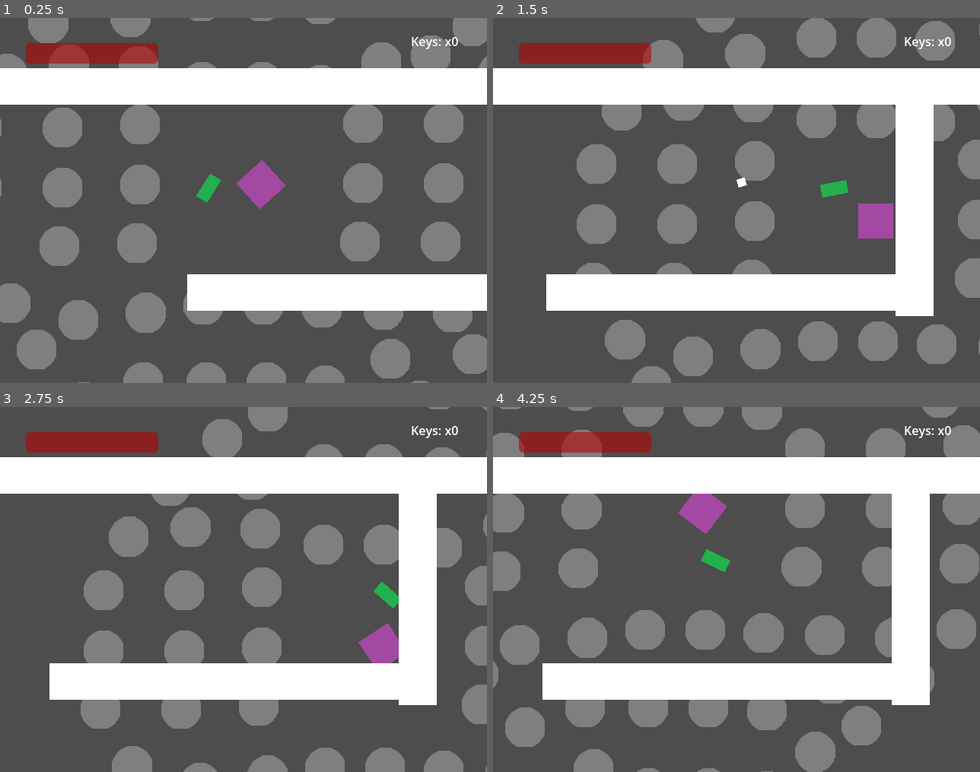
Above: before the commit, frames 1-4 (two rows, left to right).
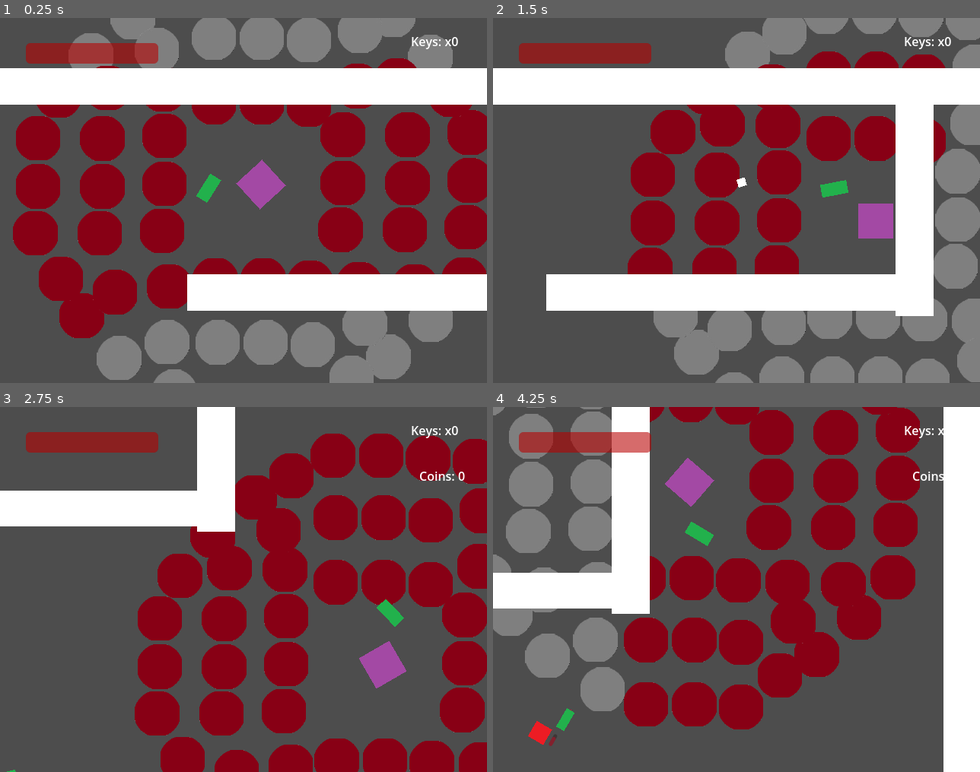
Above: after the commit, the same moments.

Repository: tehlyre/document1
Game: Godot game, scene res://scenes/main.tscn
Two runs of this game, one before a commit and one after it. Both use one fixed random seed, a clock stepped at 60 frames per second and the inputs below.
Inputs (mouse positions are in pixels of both pictures, inside the frame that each line leads up to):
- Up to frame 1 (0.25 s): no input
- Up to frame 2 (1.5 s): tap Enter at 0.5 s; move the mouse to (843, 182) at 0.52 s; hold Right (right) 0.53-1.28 s; hold C (interact) 0.53-1.28 s; click (843, 182) at 0.67 s; move the mouse to (639, 218) at 1.27 s; hold Down (down) from 1.28 s (still down); click (639, 218) at 1.35 s
- Up to frame 3 (2.75 s): move the mouse to (292, 509) at 2.02 s; release Down (down) at 2.03 s; hold Right (right) from 2.03 s (still down); hold C (interact) from 2.03 s (still down)
- Up to frame 4 (4.25 s): move the mouse to (712, 662) at 2.77 s; release Right (right) at 2.78 s; release C (interact) at 2.78 s; hold Up (up) 2.78-3.53 s; click (712, 662) at 2.85 s; move the mouse to (882, 644) at 3.52 s; hold Left (left) from 3.53 s (still down); hold C (interact) from 3.53 s (still down)

The runs differ from the first frame. In frame 1, 47% of the frame differs, in the area x 0-100%, y 0-100%; in frame 2, 35%; in frame 3, 60%; in frame 4, 66%.

Commit message:
Document1 commit IGNITE
Peek is mostly implemented. The player has the unexpected consequence of being able to phase through walls for some reason.

Diff:
--- a/project.godot
+++ b/project.godot
@@ -100,3 +100,7 @@
 2d_physics/layer_2="enemy"
 2d_physics/layer_3="bullet"
 2d_physics/layer_4="interaction"
+2d_physics/layer_5="room"
+2d_physics/layer_6="active aura"
+2d_physics/layer_7="walls"
+2d_physics/layer_8="inactive aura"
--- /dev/null
+++ b/scenes/Characters/Nebula.gd
@@ -0,0 +1,13 @@
+extends Node2D
+
+@export var player : Player
+
+# Called when the node enters the scene tree for the first time.
+func _ready():
+	for i in get_children():
+		i.player = player
+
+
+# Called every frame. 'delta' is the elapsed time since the previous frame.
+func _process(delta):
+	pass
--- a/scenes/Characters/durdan.tscn
+++ b/scenes/Characters/durdan.tscn
@@ -1,6 +1,7 @@
-[gd_scene load_steps=7 format=3 uid="uid://bwcfhw8ni6iky"]
+[gd_scene load_steps=8 format=3 uid="uid://bwcfhw8ni6iky"]
 
 [ext_resource type="Script" path="res://scripts/durdan.gd" id="1_bxvgu"]
+[ext_resource type="Script" path="res://scenes/Characters/Nebula.gd" id="2_bdotm"]
 [ext_resource type="Texture2D" uid="uid://du7oqvxms11k3" path="res://assets/textures/duuuururrurrdan.png" id="2_ovms2"]
 [ext_resource type="PackedScene" uid="uid://evch3f3ad4o3" path="res://scenes/Other Things/neutral_special.tscn" id="3_qlc2s"]
 [ext_resource type="PackedScene" uid="uid://cjlhiv17dwi1c" path="res://scenes/dot.tscn" id="4_1wcvt"]
@@ -13,7 +14,7 @@
 
 [node name="Durdan" type="CharacterBody2D" groups=["player"]]
 scale = Vector2(0.125, 0.125)
-collision_mask = 3
+collision_mask = 67
 script = ExtResource("1_bxvgu")
 
 [node name="Interaction" type="Area2D" parent="."]
@@ -25,264 +26,266 @@
 scale = Vector2(40, 40)
 shape = SubResource("CircleShape2D_glppu")
 
-[node name="Nebula" type="Node2D" parent="."]
-scale = Vector2(5, 5)
+[node name="Nebula" type="Node2D" parent="." node_paths=PackedStringArray("player")]
+scale = Vector2(4, 4)
+script = ExtResource("2_bdotm")
+player = NodePath("..")
 
 [node name="dot" parent="Nebula" instance=ExtResource("4_1wcvt")]
 position = Vector2(0, -212.89)
-scale = Vector2(5, 5)
+scale = Vector2(7, 7)
 
 [node name="dot2" parent="Nebula" instance=ExtResource("4_1wcvt")]
 position = Vector2(123.077, -206.237)
-scale = Vector2(5, 5)
+scale = Vector2(7, 7)
 
 [node name="dot3" parent="Nebula" instance=ExtResource("4_1wcvt")]
 position = Vector2(-126.403, -212.89)
-scale = Vector2(5, 5)
+scale = Vector2(7, 7)
 
 [node name="dot4" parent="Nebula" instance=ExtResource("4_1wcvt")]
 position = Vector2(-1.52588e-05, -382.536)
-scale = Vector2(5, 5)
+scale = Vector2(7, 7)
 
 [node name="dot5" parent="Nebula" instance=ExtResource("4_1wcvt")]
 position = Vector2(123.077, -375.884)
-scale = Vector2(5, 5)
+scale = Vector2(7, 7)
 
 [node name="dot6" parent="Nebula" instance=ExtResource("4_1wcvt")]
 position = Vector2(-126.403, -382.536)
-scale = Vector2(5, 5)
+scale = Vector2(7, 7)
 
 [node name="dot7" parent="Nebula" instance=ExtResource("4_1wcvt")]
 position = Vector2(-6.65283, -545.53)
-scale = Vector2(5, 5)
+scale = Vector2(7, 7)
 
 [node name="dot8" parent="Nebula" instance=ExtResource("4_1wcvt")]
 position = Vector2(116.424, -538.877)
-scale = Vector2(5, 5)
+scale = Vector2(7, 7)
 
 [node name="dot9" parent="Nebula" instance=ExtResource("4_1wcvt")]
 position = Vector2(-133.056, -545.53)
-scale = Vector2(5, 5)
+scale = Vector2(7, 7)
 
 [node name="dot10" parent="Nebula" instance=ExtResource("4_1wcvt")]
 position = Vector2(9.97923, 588.773)
-scale = Vector2(5, 5)
+scale = Vector2(7, 7)
 
 [node name="dot11" parent="Nebula" instance=ExtResource("4_1wcvt")]
 position = Vector2(133.056, 595.426)
-scale = Vector2(5, 5)
+scale = Vector2(7, 7)
 
 [node name="dot12" parent="Nebula" instance=ExtResource("4_1wcvt")]
 position = Vector2(-116.424, 588.773)
-scale = Vector2(5, 5)
+scale = Vector2(7, 7)
 
 [node name="dot13" parent="Nebula" instance=ExtResource("4_1wcvt")]
 position = Vector2(9.9792, 419.127)
-scale = Vector2(5, 5)
+scale = Vector2(7, 7)
 
 [node name="dot14" parent="Nebula" instance=ExtResource("4_1wcvt")]
 position = Vector2(133.056, 425.78)
-scale = Vector2(5, 5)
+scale = Vector2(7, 7)
 
 [node name="dot15" parent="Nebula" instance=ExtResource("4_1wcvt")]
 position = Vector2(-116.424, 419.127)
-scale = Vector2(5, 5)
+scale = Vector2(7, 7)
 
 [node name="dot16" parent="Nebula" instance=ExtResource("4_1wcvt")]
 position = Vector2(3.3264, 256.133)
-scale = Vector2(5, 5)
+scale = Vector2(7, 7)
 
 [node name="dot17" parent="Nebula" instance=ExtResource("4_1wcvt")]
 position = Vector2(126.403, 262.786)
-scale = Vector2(5, 5)
+scale = Vector2(7, 7)
 
 [node name="dot18" parent="Nebula" instance=ExtResource("4_1wcvt")]
 position = Vector2(-123.077, 256.133)
-scale = Vector2(5, 5)
+scale = Vector2(7, 7)
 
 [node name="dot19" parent="Nebula" instance=ExtResource("4_1wcvt")]
 position = Vector2(212.89, 0.190652)
-scale = Vector2(5, 5)
+scale = Vector2(7, 7)
 
 [node name="dot20" parent="Nebula" instance=ExtResource("4_1wcvt")]
 position = Vector2(206.127, 123.262)
-scale = Vector2(5, 5)
+scale = Vector2(7, 7)
 
 [node name="dot21" parent="Nebula" instance=ExtResource("4_1wcvt")]
 position = Vector2(213.003, -126.213)
-scale = Vector2(5, 5)
+scale = Vector2(7, 7)
 
 [node name="dot22" parent="Nebula" instance=ExtResource("4_1wcvt")]
 position = Vector2(382.536, 0.342563)
-scale = Vector2(5, 5)
+scale = Vector2(7, 7)
 
 [node name="dot23" parent="Nebula" instance=ExtResource("4_1wcvt")]
 position = Vector2(375.773, 123.414)
-scale = Vector2(5, 5)
+scale = Vector2(7, 7)
 
 [node name="dot24" parent="Nebula" instance=ExtResource("4_1wcvt")]
 position = Vector2(382.649, -126.061)
-scale = Vector2(5, 5)
+scale = Vector2(7, 7)
 
 [node name="dot25" parent="Nebula" instance=ExtResource("4_1wcvt")]
 position = Vector2(545.536, -6.16428)
-scale = Vector2(5, 5)
+scale = Vector2(7, 7)
 
 [node name="dot26" parent="Nebula" instance=ExtResource("4_1wcvt")]
 position = Vector2(538.773, 116.907)
-scale = Vector2(5, 5)
+scale = Vector2(7, 7)
 
 [node name="dot27" parent="Nebula" instance=ExtResource("4_1wcvt")]
 position = Vector2(545.649, -132.568)
-scale = Vector2(5, 5)
+scale = Vector2(7, 7)
 
 [node name="dot28" parent="Nebula" instance=ExtResource("4_1wcvt")]
 position = Vector2(-588.782, 9.45195)
-scale = Vector2(5, 5)
+scale = Vector2(7, 7)
 
 [node name="dot29" parent="Nebula" instance=ExtResource("4_1wcvt")]
 position = Vector2(-595.545, 132.523)
-scale = Vector2(5, 5)
+scale = Vector2(7, 7)
 
 [node name="dot30" parent="Nebula" instance=ExtResource("4_1wcvt")]
 position = Vector2(-588.669, -116.951)
-scale = Vector2(5, 5)
+scale = Vector2(7, 7)
 
 [node name="dot31" parent="Nebula" instance=ExtResource("4_1wcvt")]
 position = Vector2(-419.136, 9.60385)
-scale = Vector2(5, 5)
+scale = Vector2(7, 7)
 
 [node name="dot32" parent="Nebula" instance=ExtResource("4_1wcvt")]
 position = Vector2(-425.899, 132.675)
-scale = Vector2(5, 5)
+scale = Vector2(7, 7)
 
 [node name="dot33" parent="Nebula" instance=ExtResource("4_1wcvt")]
 position = Vector2(-419.022, -116.799)
-scale = Vector2(5, 5)
+scale = Vector2(7, 7)
 
 [node name="dot34" parent="Nebula" instance=ExtResource("4_1wcvt")]
 position = Vector2(-256.136, 3.09702)
-scale = Vector2(5, 5)
+scale = Vector2(7, 7)
 
 [node name="dot35" parent="Nebula" instance=ExtResource("4_1wcvt")]
 position = Vector2(-262.899, 126.168)
-scale = Vector2(5, 5)
+scale = Vector2(7, 7)
 
 [node name="dot36" parent="Nebula" instance=ExtResource("4_1wcvt")]
 position = Vector2(-256.023, -123.306)
-scale = Vector2(5, 5)
+scale = Vector2(7, 7)
 
 [node name="dot37" parent="Nebula" instance=ExtResource("4_1wcvt")]
 position = Vector2(-259.459, -246.154)
-scale = Vector2(5, 5)
+scale = Vector2(7, 7)
 
 [node name="dot38" parent="Nebula" instance=ExtResource("4_1wcvt")]
 position = Vector2(-449.064, -335.967)
-scale = Vector2(5, 5)
+scale = Vector2(7, 7)
 
 [node name="dot41" parent="Nebula" instance=ExtResource("4_1wcvt")]
 position = Vector2(-405.821, -249.48)
-scale = Vector2(5, 5)
+scale = Vector2(7, 7)
 
 [node name="dot39" parent="Nebula" instance=ExtResource("4_1wcvt")]
 position = Vector2(-535.551, -229.522)
-scale = Vector2(5, 5)
+scale = Vector2(7, 7)
 
 [node name="dot40" parent="Nebula" instance=ExtResource("4_1wcvt")]
 position = Vector2(-339.293, -435.759)
-scale = Vector2(5, 5)
+scale = Vector2(7, 7)
 
 [node name="dot42" parent="Nebula" instance=ExtResource("4_1wcvt")]
 position = Vector2(-242.827, -492.308)
-scale = Vector2(5, 5)
+scale = Vector2(7, 7)
 
 [node name="dot43" parent="Nebula" instance=ExtResource("4_1wcvt")]
 position = Vector2(-276.092, -349.272)
-scale = Vector2(5, 5)
+scale = Vector2(7, 7)
 
 [node name="dot44" parent="Nebula" instance=ExtResource("4_1wcvt")]
 position = Vector2(-244.154, 272.765)
-scale = Vector2(5, 5)
+scale = Vector2(7, 7)
 
 [node name="dot45" parent="Nebula" instance=ExtResource("4_1wcvt")]
 position = Vector2(-375.336, 461.063)
-scale = Vector2(5, 5)
+scale = Vector2(7, 7)
 
 [node name="dot46" parent="Nebula" instance=ExtResource("4_1wcvt")]
 position = Vector2(-249.48, 419.068)
-scale = Vector2(5, 5)
+scale = Vector2(7, 7)
 
 [node name="dot47" parent="Nebula" instance=ExtResource("4_1wcvt")]
 position = Vector2(-231.297, 549.058)
-scale = Vector2(5, 5)
+scale = Vector2(7, 7)
 
 [node name="dot48" parent="Nebula" instance=ExtResource("4_1wcvt")]
 position = Vector2(-473.619, 349.938)
-scale = Vector2(5, 5)
+scale = Vector2(7, 7)
 
 [node name="dot49" parent="Nebula" instance=ExtResource("4_1wcvt")]
 position = Vector2(-528.844, 252.709)
-scale = Vector2(5, 5)
+scale = Vector2(7, 7)
 
 [node name="dot50" parent="Nebula" instance=ExtResource("4_1wcvt")]
 position = Vector2(-386.277, 287.925)
-scale = Vector2(5, 5)
+scale = Vector2(7, 7)
 
 [node name="dot51" parent="Nebula" instance=ExtResource("4_1wcvt")]
 position = Vector2(255.544, 266.849)
-scale = Vector2(5, 5)
+scale = Vector2(7, 7)
 
 [node name="dot52" parent="Nebula" instance=ExtResource("4_1wcvt")]
 position = Vector2(443.708, 359.642)
-scale = Vector2(5, 5)
+scale = Vector2(7, 7)
 
 [node name="dot53" parent="Nebula" instance=ExtResource("4_1wcvt")]
 position = Vector2(401.835, 272.484)
-scale = Vector2(5, 5)
+scale = Vector2(7, 7)
 
 [node name="dot54" parent="Nebula" instance=ExtResource("4_1wcvt")]
 position = Vector2(531.863, 254.575)
-scale = Vector2(5, 5)
+scale = Vector2(7, 7)
 
 [node name="dot55" parent="Nebula" instance=ExtResource("4_1wcvt")]
 position = Vector2(332.376, 457.69)
-scale = Vector2(5, 5)
+scale = Vector2(7, 7)
 
 [node name="dot56" parent="Nebula" instance=ExtResource("4_1wcvt")]
 position = Vector2(235.03, 512.71)
-scale = Vector2(5, 5)
+scale = Vector2(7, 7)
 
 [node name="dot57" parent="Nebula" instance=ExtResource("4_1wcvt")]
 position = Vector2(270.547, 370.217)
-scale = Vector2(5, 5)
+scale = Vector2(7, 7)
 
 [node name="dot58" parent="Nebula" instance=ExtResource("4_1wcvt")]
 position = Vector2(251.314, -254.464)
-scale = Vector2(5, 5)
+scale = Vector2(7, 7)
 
 [node name="dot59" parent="Nebula" instance=ExtResource("4_1wcvt")]
 position = Vector2(344.916, -442.228)
-scale = Vector2(5, 5)
+scale = Vector2(7, 7)
 
 [node name="dot60" parent="Nebula" instance=ExtResource("4_1wcvt")]
 position = Vector2(257.579, -400.73)
-scale = Vector2(5, 5)
+scale = Vector2(7, 7)
 
 [node name="dot61" parent="Nebula" instance=ExtResource("4_1wcvt")]
 position = Vector2(240.229, -530.834)
-scale = Vector2(5, 5)
+scale = Vector2(7, 7)
 
 [node name="dot62" parent="Nebula" instance=ExtResource("4_1wcvt")]
 position = Vector2(442.484, -330.475)
-scale = Vector2(5, 5)
+scale = Vector2(7, 7)
 
 [node name="dot63" parent="Nebula" instance=ExtResource("4_1wcvt")]
 position = Vector2(497.084, -232.893)
-scale = Vector2(5, 5)
+scale = Vector2(7, 7)
 
 [node name="dot64" parent="Nebula" instance=ExtResource("4_1wcvt")]
 position = Vector2(354.746, -269.022)
-scale = Vector2(5, 5)
+scale = Vector2(7, 7)
 
 [node name="essence" type="Node2D" parent="."]
 
--- a/scenes/Characters/enemigo.tscn
+++ b/scenes/Characters/enemigo.tscn
@@ -9,6 +9,8 @@
 size = Vector2(24, 24)
 
 [node name="Enemy" type="CharacterBody2D" groups=["enemies"]]
+collision_layer = 2
+collision_mask = 65
 script = ExtResource("1_jpdw6")
 Bullet = ExtResource("2_hgaah")
 
@@ -43,48 +45,83 @@
 
 [node name="RayCast2D" type="RayCast2D" parent="sieker"]
 target_position = Vector2(0, 348)
+collision_mask = 96
+collide_with_areas = true
 
 [node name="RayCast2D2" type="RayCast2D" parent="sieker"]
 target_position = Vector2(133.17, 321.51)
+collision_mask = 96
+collide_with_areas = true
 
 [node name="RayCast2D3" type="RayCast2D" parent="sieker"]
 target_position = Vector2(246.07, 246.07)
+collision_mask = 96
+collide_with_areas = true
 
 [node name="RayCast2D4" type="RayCast2D" parent="sieker"]
 target_position = Vector2(321.51, 133.17)
+collision_mask = 96
+collide_with_areas = true
 
 [node name="RayCast2D5" type="RayCast2D" parent="sieker"]
 target_position = Vector2(348, 0)
+collision_mask = 96
+collide_with_areas = true
 
 [node name="RayCast2D6" type="RayCast2D" parent="sieker"]
 target_position = Vector2(321.51, -133.17)
+collision_mask = 96
+collide_with_areas = true
 
 [node name="RayCast2D7" type="RayCast2D" parent="sieker"]
 target_position = Vector2(246.07, -246.07)
+collision_mask = 96
+collide_with_areas = true
 
 [node name="RayCast2D8" type="RayCast2D" parent="sieker"]
 target_position = Vector2(133.17, -321.51)
+collision_mask = 96
+collide_with_areas = true
 
 [node name="RayCast2D9" type="RayCast2D" parent="sieker"]
 target_position = Vector2(0, -348)
+collision_mask = 96
+collide_with_areas = true
 
 [node name="RayCast2D10" type="RayCast2D" parent="sieker"]
 target_position = Vector2(-133.17, -321.51)
+collision_mask = 96
+collide_with_areas = true
 
 [node name="RayCast2D11" type="RayCast2D" parent="sieker"]
 target_position = Vector2(-246.07, -246.07)
+collision_mask = 96
+collide_with_areas = true
 
 [node name="RayCast2D12" type="RayCast2D" parent="sieker"]
 target_position = Vector2(-321.51, -133.17)
+collision_mask = 96
+collide_with_areas = true
 
 [node name="RayCast2D13" type="RayCast2D" parent="sieker"]
 target_position = Vector2(-348, 0)
+collision_mask = 96
+collide_with_areas = true
 
 [node name="RayCast2D14" type="RayCast2D" parent="sieker"]
 target_position = Vector2(-321.51, 133.17)
+collision_mask = 96
+collide_with_areas = true
 
 [node name="RayCast2D15" type="RayCast2D" parent="sieker"]
 target_position = Vector2(-246.07, 246.07)
+collision_mask = 96
+collide_with_areas = true
 
 [node name="RayCast2D16" type="RayCast2D" parent="sieker"]
 target_position = Vector2(-133.17, 321.51)
+collision_mask = 96
+collide_with_areas = true
+
+[node name="alpha_particle" type="RayCast2D" parent="."]
+collision_mask = 65
--- a/scenes/Levels/container.tscn
+++ b/scenes/Levels/container.tscn
@@ -65,34 +65,42 @@
 [node name="Wall" parent="Level/Walls" instance=ExtResource("4_o0u8o")]
 position = Vector2(480, 64)
 scale = Vector2(14.38, -0.474)
+collision_layer = 64
 
 [node name="Wall5" parent="Level/Walls" instance=ExtResource("4_o0u8o")]
 position = Vector2(480, 335)
 scale = Vector2(4.62, -0.474)
+collision_layer = 64
 
 [node name="Wall3" parent="Level/Walls" instance=ExtResource("4_o0u8o")]
 position = Vector2(492, 1189)
 scale = Vector2(14.0411, -0.592078)
+collision_layer = 64
 
 [node name="Wall2" parent="Level/Walls" instance=ExtResource("4_o0u8o")]
 position = Vector2(1169, 609)
 rotation = 1.5708
 scale = Vector2(11.0526, -0.501005)
+collision_layer = 64
 
 [node name="Wall6" parent="Level/Walls" instance=ExtResource("4_o0u8o")]
 position = Vector2(733, 203)
 rotation = 1.5708
 scale = Vector2(3.2526, -0.501005)
+collision_layer = 64
 
 [node name="Wall4" parent="Level/Walls" instance=ExtResource("4_o0u8o")]
 position = Vector2(-217, 639)
 rotation = 1.5708
 scale = Vector2(11.202, -0.474)
+collision_layer = 64
 
 [node name="Chests" type="Node2D" parent="."]
 
 [node name="Room" type="Area2D" parent="." node_paths=PackedStringArray("player")]
 position = Vector2(0, 1)
+collision_layer = 16
+collision_mask = 2
 script = ExtResource("7_cdtvu")
 player = NodePath("../Durdan")
 
--- a/scenes/dot.tscn
+++ b/scenes/dot.tscn
@@ -12,6 +12,7 @@
 [node name="toPlayer" type="RayCast2D" parent="."]
 visible = false
 position = Vector2(0.349999, -0.650001)
+collision_mask = 65
 
 [node name="Dot" type="Sprite2D" parent="."]
 position = Vector2(0.349999, -0.650001)
@@ -19,6 +20,7 @@
 texture = ExtResource("2_7k0iw")
 
 [node name="Area2D" type="Area2D" parent="."]
+collision_layer = 32
 
 [node name="CollisionShape2D" type="CollisionShape2D" parent="Area2D"]
 shape = SubResource("CircleShape2D_ogvmt")
--- a/scripts/dot.gd
+++ b/scripts/dot.gd
@@ -1,11 +1,13 @@
 extends Node2D
+class_name Dot
 
 @export var player_position : Vector2
 @export var enemy_position : Vector2
 var adequate_target : bool
 @export var player : Player
 @export var enemy : Enemy
-
+var active_texture = preload("res://assets/textures/dot2.png")
+var inactive_texture = preload("res://assets/textures/dot.png")
 
 
 # Called when the node enters the scene tree for the first time.
@@ -17,6 +19,10 @@
 func _process(delta):
 	$toPlayer.target_position = -position
 	if $toPlayer.get_collider() == player:
+		$Area2D.collision_layer = 64
 		adequate_target = true
+		$Dot.texture = active_texture
 	else:
 		adequate_target = false
+		$Dot.texture = inactive_texture
+		$Area2D.collision_layer = 256
--- a/scripts/durdan.gd
+++ b/scripts/durdan.gd
@@ -65,6 +65,7 @@
 var interactables = []
 
 var theta = 0.9
+var nebula
 
 signal you_died(deded : bool)
 signal open_chest(chestID : int)
@@ -74,6 +75,7 @@
 func _ready():
 	$Interaction.area_entered.connect(_on_interaction_area_area_entered)
 	$Interaction.area_exited.connect(_on_interaction_area_area_exited)
+	nebula = $Nebula
 
 func _on_interaction_area_area_entered(area):
 	interactables.append(area.get_parent().interactionID)
--- a/scripts/enemy.gd
+++ b/scripts/enemy.gd
@@ -49,6 +49,11 @@
 var framecount = 0
 var deltatime = 0
 var moment_firing
+
+var el_megalist = [true, true, true, true, true, true, true, true, true, true, true, true, true, true, true, true]
+var GOAT = preload("res://scripts/dot.gd")
+
+signal fbi_open_up(collider : Area2D)
 
 # enum States: The states that govern the behavior of the enemy. Currently, only seek (move towards player), stop, and flee (move away from player) have been implemented.
 enum MoveStates {
@@ -66,8 +71,7 @@
 
 # Called when the node enters the scene tree for the first time.
 func _ready():
-	for i in $sieker.get_children():
-		i.collide_with_areas = true
+	pass
 
 # void seek(void): Steers the enemy towards the player. First calculates the desired direct velocity limited with respect to the maximum speed, then subtracts velocity from it to
 # produce the desired change in velocity.
@@ -87,28 +91,46 @@
 	velocity += (desired_velocity-velocity)
 
 func peek():
-	if peek_init:
-		peek_init = false
-	if ($beta_minus.target_position - to_local(player.position)).length() < 0.01:
-		peek_init = true
-		lock_on = to_local(player.position)
-		$beta_minus.target_position = lock_on
-		$beta_plus.target_position = lock_on
-	if minus:
-		$beta_minus.target_position = $beta_minus.target_position.rotated(0.1)
-	if plus:
-		$beta_plus.target_position = $beta_plus.target_position.rotated(-0.1)
-	if $beta_minus.get_collider() == null or $beta_minus.get_collider() != $alpha_particle.get_collider():
-		minus_suggestion = $beta_minus.target_position
-		minus = false
-	if $beta_plus.get_collider() == null or $beta_plus.get_collider() != $alpha_particle.get_collider():
-		plus_suggestion = $beta_plus.target_position
-		plus = false
-	if !minus and !plus:
-		if (lock_on-$beta_plus.target_position).length() < (lock_on-$beta_minus.target_position).length():
-			velocity = ($beta_plus.target_position.normalized()*max_speed)
-		elif (lock_on-$beta_minus.target_position).length() < (lock_on-$beta_plus.target_position).length():
-			velocity = ($beta_minus.target_position.normalized()*max_speed)
+	for i in range(0,16):
+		var current = $sieker.get_children()[i]
+		var possible_dot = current.get_collider()
+		if possible_dot and possible_dot.get_parent().get_script() == GOAT and possible_dot.get_parent().adequate_target == true:
+#			print(possible_dot.get_parent().adequate_target)
+			el_megalist[i] = current.get_collision_point()
+		else:
+			el_megalist[i] = Vector2.ZERO
+#		print(el_megalist)
+	var weighted_vector_sum : Vector2 = Vector2.ZERO
+	for i in el_megalist:
+		if i == Vector2.ZERO:
+			continue
+		elif i != Vector2.ZERO:
+			weighted_vector_sum += i*(1/i.distance_to(position))
+	velocity = -weighted_vector_sum.normalized()*max_speed
+
+
+#	if peek_init:
+#		peek_init = false
+#	if ($beta_minus.target_position - to_local(player.position)).length() < 0.01:
+#		peek_init = true
+#		lock_on = to_local(player.position)
+#		$beta_minus.target_position = lock_on
+#		$beta_plus.target_position = lock_on
+#	if minus:
+#		$beta_minus.target_position = $beta_minus.target_position.rotated(0.1)
+#	if plus:
+#		$beta_plus.target_position = $beta_plus.target_position.rotated(-0.1)
+#	if $beta_minus.get_collider() == null or $beta_minus.get_collider() != $alpha_particle.get_collider():
+#		minus_suggestion = $beta_minus.target_position
+#		minus = false
+#	if $beta_plus.get_collider() == null or $beta_plus.get_collider() != $alpha_particle.get_collider():
+#		plus_suggestion = $beta_plus.target_position
+#		plus = false
+#	if !minus and !plus:
+#		if (lock_on-$beta_plus.target_position).length() < (lock_on-$beta_minus.target_position).length():
+#			velocity = ($beta_plus.target_position.normalized()*max_speed)
+#		elif (lock_on-$beta_minus.target_position).length() < (lock_on-$beta_plus.target_position).length():
+#			velocity = ($beta_minus.target_position.normalized()*max_speed)
 
 func fire(delta : float):
 	look_at(player.position)
@@ -130,12 +152,12 @@
 func set_state():
 	previous_state[0] = movestate
 	previous_state[1] = firestate
-	if DO_NOT_COME:
-		movestate = MoveStates.STOP
-		firestate = FireStates.CONSERVE
-	elif $alpha_particle.get_collider() != null and $alpha_particle.get_collider() != player:
+#	if DO_NOT_COME:
+#		movestate = MoveStates.STOP
+#		firestate = FireStates.CONSERVE
+	if $alpha_particle.get_collider() != null and $alpha_particle.get_collider() != player:
 		movestate = MoveStates.PEEK
-		firestate = FireStates.CONSERVE
+#		firestate = FireStates.CONSERVE
 	elif (player.position-position).length() > 200:
 		movestate = MoveStates.SEEK
 		firestate = FireStates.FIRE
@@ -162,28 +184,29 @@
 # is called based on the behavior state. The player's movement is initiated, and the enemy's rotation is locked on to the player's. The health bar is updated and the enemy is
 # deleted if its health is zero.
 func _physics_process(delta):
-	pass
-#	$alpha_particle.target_position = to_local(player.position)
+	$alpha_particle.target_position = to_local(player.position)
 #	#$RayCast2D.target_position = velocity
 #	if movestate != MoveStates.PEEK:
 #		$beta_minus.target_position = to_local(player.position)
 #		$beta_plus.target_position = to_local(player.position)
 #		plus = true
 #		minus = true
-#	set_state()
-#	hazard_thingy()
-#	framecount += 1
-#	deltatime += delta
-#
-#	match movestate:
-#		MoveStates.SEEK:
-#			seek()
-#		MoveStates.STOP:
-#			stop()
-#		MoveStates.FLEE:
-#			flee()
-#		MoveStates.PEEK:
-#			peek()
+	set_state()
+	hazard_thingy()
+	framecount += 1
+	deltatime += delta
+#
+	match movestate:
+		MoveStates.SEEK:
+			seek()
+		MoveStates.STOP:
+			stop()
+		MoveStates.FLEE:
+			flee()
+		MoveStates.PEEK:
+			peek()
+
+	print(movestate)
 #
 #	match firestate:
 #		FireStates.FIRE:
@@ -191,8 +214,8 @@
 #		FireStates.CONSERVE:
 #			conserve()
 #
-#	#look_at(player.position)
-#	move_and_slide()
-#	$healthbar.value = health
-#	if health <= 1:
-#		queue_free()
+	look_at(player.position)
+	move_and_slide()
+	$healthbar.value = health
+	if health <= 1:
+		queue_free()
--- /dev/null
+++ b/scripts/siekerstan.gd
@@ -0,0 +1,11 @@
+extends Node2D
+@export var target : Vector2D
+
+# Called when the node enters the scene tree for the first time.
+func _ready():
+	pass # Replace with function body.
+
+
+# Called every frame. 'delta' is the elapsed time since the previous frame.
+func _process(delta):
+	pass
Binary file added: assets/textures/dot2.png
Not shown, added: assets/textures/dot2.png.import
